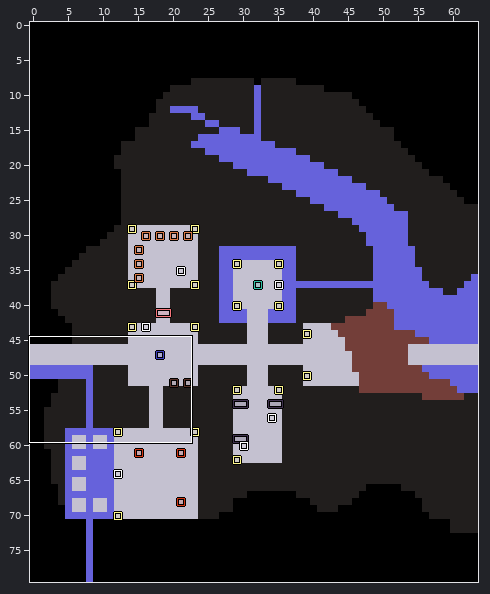
LDtk project, stored at assets/level.ldtk. Above: a wide view before the commit, with the close-up outlined.
Close-up. Before the edit:
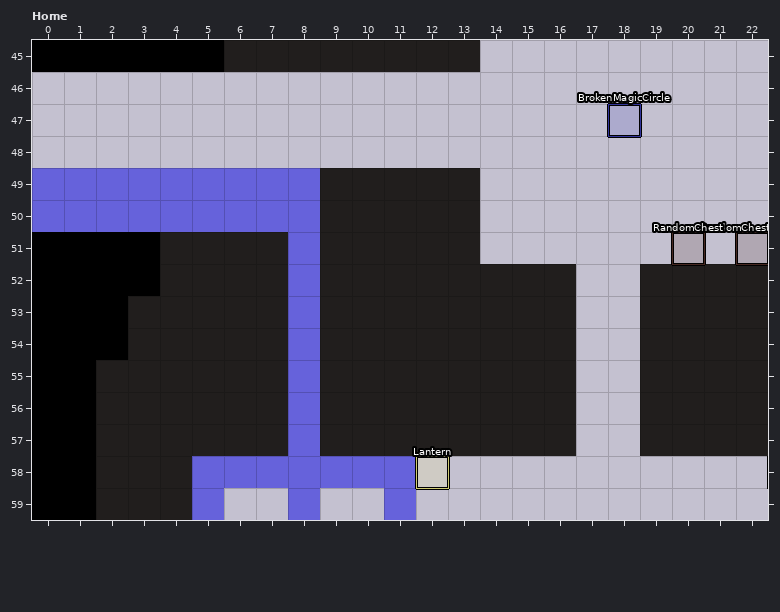
Cells are 16x16 px. Shown: Home x 0..22, y 45..59. The commit also changed other parts of the map, which this record leaves out.
Now the later version:
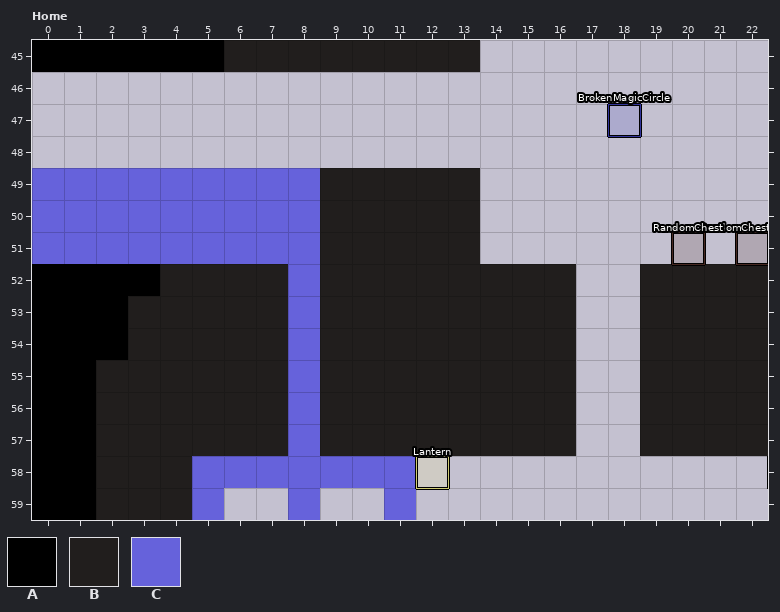
Key: from "Tiles": A 2 "PermanentWall", B 3 "Wall", C 4 "Water".
_ is an empty cell, . an unchanged one.
Diff:
--- layer "Tiles"
@@ x 0..7 @@
-51 AAAABBBB
+51 CCCCCCCC
